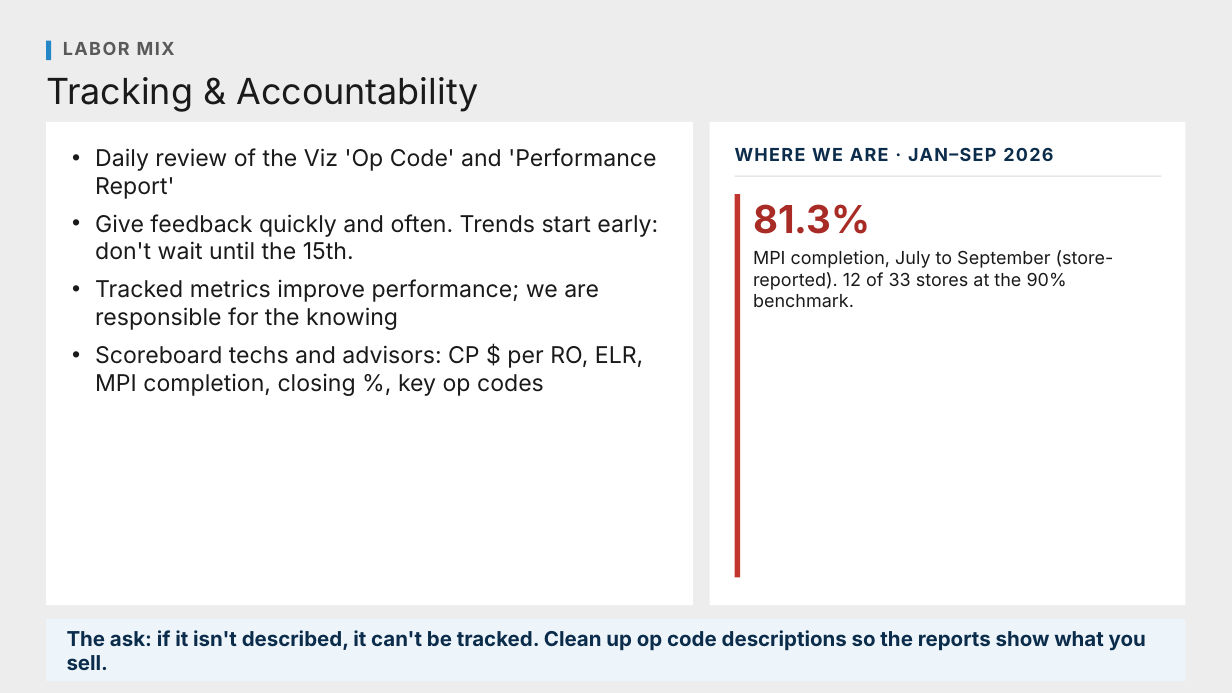
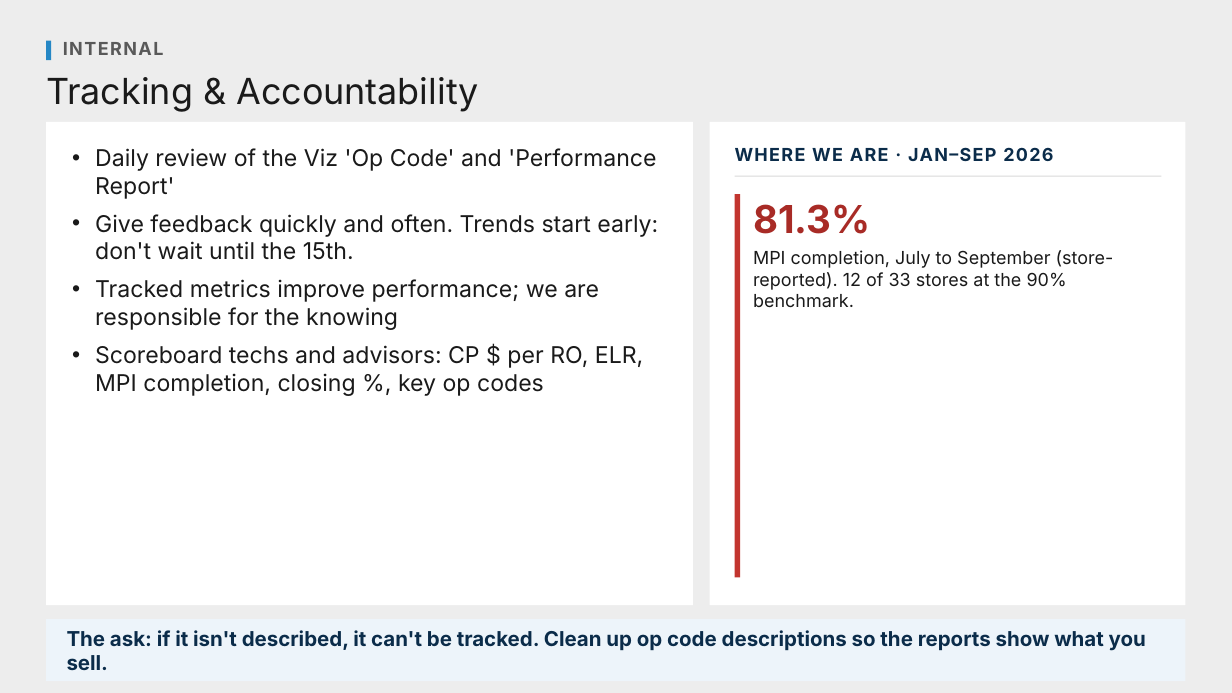
Before and after one commit to Ndresner/Noah, a slide deck: slide 8 of day2-deck/decks/Talking Points - Day 2.pptx. Drawn at 1232x693 pixels with LibreOffice and Linux fonts; fonts in the diff are those of the drawing. Boxes give left, top, right and bottom in pixels: in the first picture for what was removed or moved away, otherwise in the second. Text is boxed around its words. In the diff, an @@ line names an element or a change of style, - is before the commit and + after.

```diff
--- a/day2-deck/decks/Talking Points - Day 2.pptx
+++ b/day2-deck/decks/Talking Points - Day 2.pptx
@@ text at <box>63,42,164,55</box>: text changed @@
-LABOR MIX
+INTERNAL
```
Also in this commit, not shown: 10 other files.
